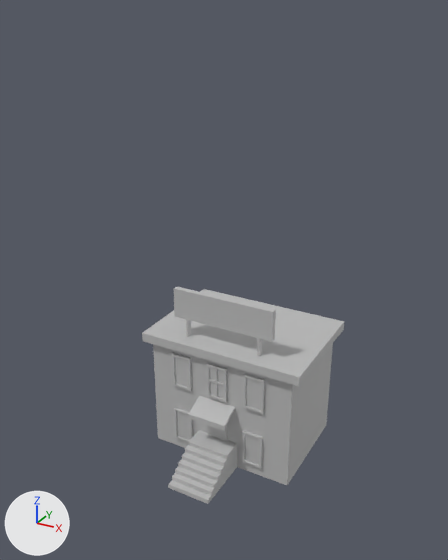
Two versions of the FBX model Assets/Meshes/SM_Building_03.fbx, one commit apart.
Both versions are drawn from a 50 mm lens placed at (13.4, -25.1, 22.5), pointed at (0.2, -1.2, 10.5). Arrows for +X, +Y and +Z are at lower left; the lights stay in place. Where no turn or scale is listed for an object, it has been applied to the vertices.

Names of what the first picture shows: 'SM_Window_52'.
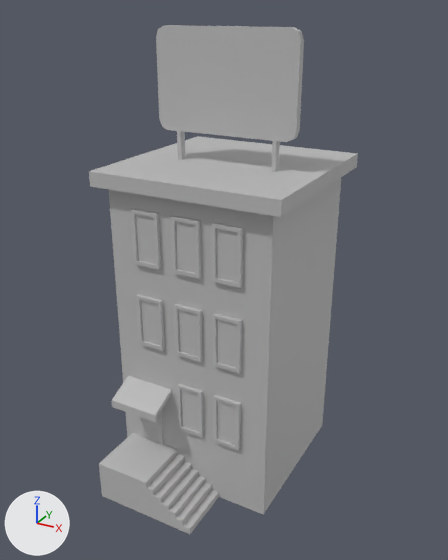
What differs and where, as boxes [x1, y1, x2, y2] in the pictures (448 x 560 px; the box of a moved part takes in the faces that stretch with it):
'SM_Window_52', reshaped, moved (33% wider, 134% taller)
    before: [142, 287, 344, 504]
    after: [89, 25, 358, 534]
part 1 of me_mesh, moved or reshaped
    before: [242, 431, 263, 469]
    after: [213, 395, 241, 450]
part 2 of me_mesh, moved or reshaped
    before: [168, 430, 237, 504]
    after: [99, 433, 219, 534]
part 3 of me_mesh, moved or reshaped
    before: [174, 407, 193, 442]
    after: [177, 383, 204, 437]
part 4 of me_mesh, moved or reshaped
    before: [188, 396, 235, 431]
    after: [112, 376, 172, 423]
part 5 of me_mesh, moved or reshaped (not visible afterwards)
    before: [243, 374, 265, 414]
part 6 of me_mesh, moved or reshaped (not visible afterwards)
    before: [172, 353, 192, 391]
part 7 of me_mesh, added
    after: [213, 313, 242, 373]
part 8 of me_mesh, added
    after: [212, 223, 243, 288]
part 9 of me_mesh, added
    after: [174, 304, 203, 362]
part 10 of me_mesh, added
    after: [171, 216, 201, 279]
part 11 of me_mesh, added
    after: [136, 294, 165, 351]
part 12 of me_mesh, added
    after: [131, 209, 161, 270]
part 13 of me_mesh, rebuilt (33% wider, 93% taller)
    before: [142, 289, 344, 485]
    after: [89, 136, 358, 515]
part 14 of me_mesh, added
    after: [156, 25, 304, 172]
part 15 of me_mesh, added
    after: [139, 410, 163, 445]
part 16 of me_mesh, deleted
    before: [207, 363, 227, 402]
part 17 of me_mesh, deleted
    before: [174, 287, 276, 356]
part 18 of me_mesh, deleted
    before: [208, 425, 227, 440]

What changed in the scene script:
```text
Change me_mesh:
    remove me_mesh.from_pydata(...)  # 574 vertices, 936 faces; spans x -4.45..4.45, y -4.58..4.58, z -4.71..4.71
    add me_mesh.from_pydata(...)  # 770 vertices, 1252 faces; spans x -4.58..4.58, y -5.68..5.68, z -10.91..10.91
    me_mesh part 1: the loose piece of 32 vertices spanning x 1.45..2.55, y -1.63..-1.46, z -4.13..-2.19 is scaled about its middle by (1.22, 1.22, 1.32), then moved by (0.04, -1.45, -2.98)
    me_mesh part 2: the loose piece of 102 vertices spanning x -1.25..1.09, y -4.58..-0.32, z -4.71..-3.15 is multiplied about its middle by the matrix ((0.0, -1.218, 0.0), (1.218, 0.0, 0.0), (0.0, 0.0, 1.318)), then moved by (-0.98, -1.8, -5.95)
    me_mesh part 3: the loose piece of 32 vertices spanning x -2.74..-1.64, y -1.63..-1.46, z -4.13..-2.19 is scaled about its middle by (1.22, 1.22, 1.32), then moved by (2.24, -1.45, -2.98)
    me_mesh part 4: the loose piece of 16 vertices spanning x -1.19..0.94, y -2.61..-1.42, z -1.67..-0.89 is scaled about its middle by (1.22, 1.22, 1.32), then moved by (-2.24, -1.6, -4.57)
    me_mesh part 5: the loose piece of 32 vertices spanning x 1.47..2.57, y -1.63..-1.46, z -0.7..1.24 is scaled about its middle by (-1.22, -1.22, 1.32), then moved by (-1.97, 6.69, 1.97)
    me_mesh part 6: the loose piece of 32 vertices spanning x -2.74..-1.64, y -1.63..-1.46, z -0.7..1.24 is scaled about its middle by (-1.22, -1.22, 1.32), then moved by (0.16, 6.69, 1.97)
    me_mesh part 7: the loose piece of 32 vertices spanning x 1.45..2.55, y -1.63..-1.46, z -4.13..-2.19 is copied, and the copy is scaled about its middle by (1.22, 1.22, 1.32), then moved by (0.04, -1.45, 1.26); it spans x 1.37..2.71, y -3.09..-2.89, z -3.18..-0.62
    me_mesh part 8: the loose piece of 32 vertices spanning x 1.47..2.57, y -1.63..-1.46, z -0.7..1.24 is copied, and the copy is scaled about its middle by (1.22, 1.22, 1.32), then moved by (0.02, -1.45, 1.97); it spans x 1.37..2.71, y -3.09..-2.89, z 0.96..3.52
    me_mesh part 9: the loose piece of 32 vertices spanning x 1.45..2.55, y -1.63..-1.46, z -4.13..-2.19 is copied, and the copy is scaled about its middle by (1.22, 1.22, 1.32), then moved by (-1.95, -1.45, 1.26); it spans x -0.62..0.72, y -3.09..-2.89, z -3.18..-0.62
    me_mesh part 10: the loose piece of 32 vertices spanning x 1.47..2.57, y -1.63..-1.46, z -0.7..1.24 is copied, and the copy is scaled about its middle by (1.22, 1.22, 1.32), then moved by (-1.97, -1.45, 1.97); it spans x -0.62..0.72, y -3.09..-2.89, z 0.96..3.52
    me_mesh part 11: the loose piece of 32 vertices spanning x -2.74..-1.64, y -1.63..-1.46, z -4.13..-2.19 is copied, and the copy is scaled about its middle by (1.22, 1.22, 1.32), then moved by (0.16, -1.45, 1.26); it spans x -2.71..-1.36, y -3.09..-2.89, z -3.18..-0.62
    me_mesh part 12: the loose piece of 32 vertices spanning x -2.74..-1.64, y -1.63..-1.46, z -0.7..1.24 is copied, and the copy is scaled about its middle by (1.22, 1.22, 1.32), then moved by (0.16, -1.45, 1.97); it spans x -2.71..-1.36, y -3.09..-2.89, z 0.96..3.52
    me_mesh part 13: the loose piece of 16 vertices spanning x -4.45..4.45, y -1.8..4.58, z -4.71..2.13 is rebuilt with 16 vertices and now spans x -4.58..4.58, y -3.47..5.68, z -10.89..5.09
    me_mesh part 14: a new loose piece of 48 vertices spanning x -3.4..3.46, y 0.37..0.74, z 4.98..10.91, in mat_lambert1 (grey #bcbcbc)
    me_mesh part 15: a new loose piece of 36 vertices spanning x -3.06..-1.7, y -3.01..-2.89, z -8.87..-6.24, in mat_lambert1 (grey #bcbcbc)
    me_mesh part 16: the loose piece of 72 vertices spanning x -0.63..0.47, y -1.63..-1.46, z -0.7..1.25 is deleted
    me_mesh part 17: the loose piece of 32 vertices spanning x -2.91..2.66, y -0.99..-0.7, z 2.03..4.71 is deleted
    me_mesh part 18: the loose piece of 8 vertices spanning x -0.64..0.48, y -1.57..-1.47, z -3.16..-1.17 is deleted
Change ob_sm_window_52:
    ob_sm_window_52.location: (0.12, -0.11, 4.7) -> (-0.09, -1.1, 10.9)
```
